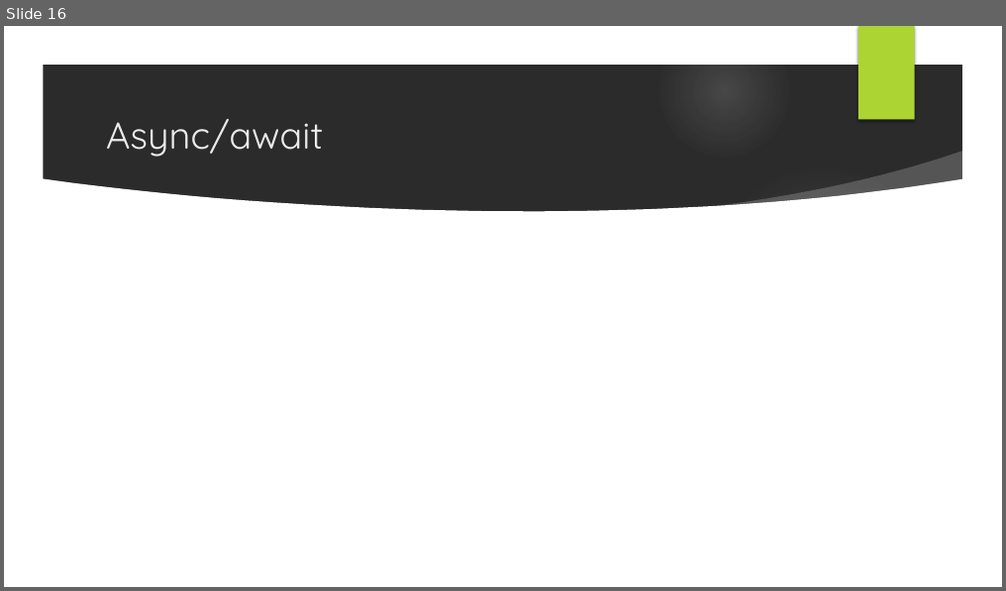
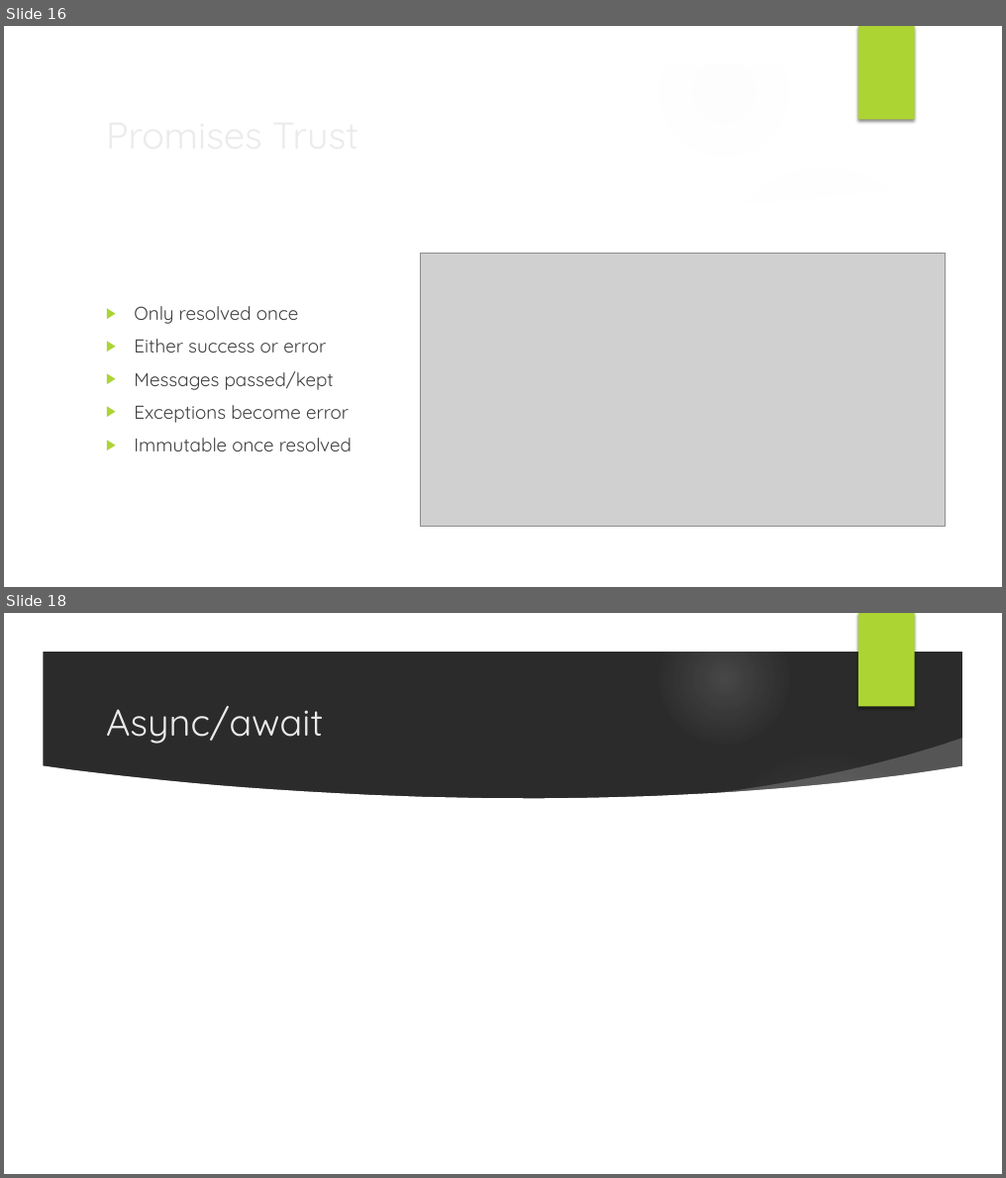
Before and after one commit to muxahuk/asyncJs, a slide deck: Asynchronous JavaScript.pptx. Shown one above the other, each under a label of ours: slide 16 before the commit, slides 16 and 18 after it; the slides between them are not shown. The pictures are 1006x591 and 1006x1178 pixels, drawn with LibreOffice and Linux fonts; fonts in the diff are those of the drawing; grey boxes stand for pictures; background and template pictures are left out; a plain dark background stands for a picture behind light text. Boxes give left, top, right and bottom in pixels: in the first picture for what was removed or moved away, otherwise in the second. Text is boxed around its words. In the diff, an @@ line names an element or a change of style, - is before the commit and + after.

```diff
--- a/Asynchronous JavaScript.pptx
+++ b/Asynchronous JavaScript.pptx
@@ slide 16 added at (x1=4, y1=26, x2=1002, y2=587), background picture (left out); not listed: 9 template elements that a slide beside it also shows @@
@@ title added at (x1=98, y1=105, x2=816, y2=163), 36 pt, text #EBEBEB @@
+Promises Trust
@@ picture added at (x1=421, y1=253, x2=945, y2=526) @@
@@ text added at (x1=134, y1=306, x2=351, y2=452), 18 pt, text #404040 @@
+▶ Only resolved once
+▶ Either success or error
+▶ Messages passed/kept
+▶ Exceptions become error
+▶ Immutable once resolved
@@ what was slide 16 is now slide 18 @@
```
Also in this commit, not shown: 7 slides changed, 7 other slides added, 6 slides removed.
